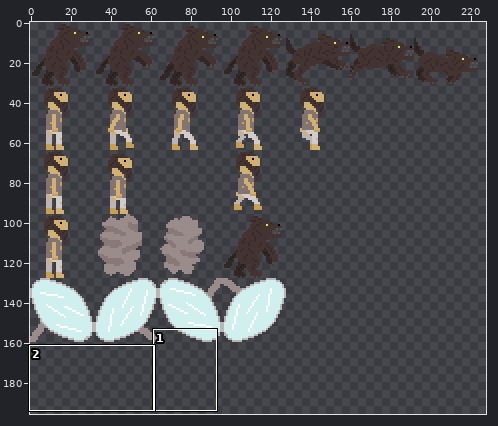
Edited in one commit: sprite sheet (android/assets/spritesheet.png). Above: a wide view before the commit, with the close-up outlined.
Close-up. Before the commit:
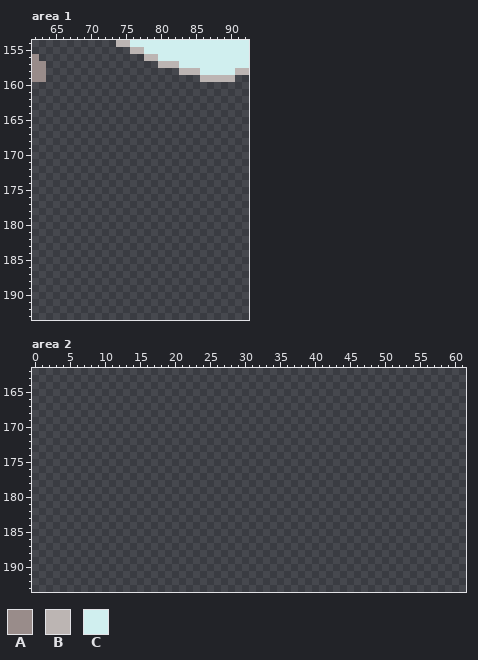
The file is 256x256 pixels. Colours within 5 levels of each other are drawn and written as one. Shown: area 1: x 62..92, y 154..193; area 2: x 0..61, y 162..193. The wide view leaves out empty margins. The commit also changed other parts of the picture, which this record leaves out.
Palette (. is transparent): A #998c8a  B #bcb5b3  C #d0efef
Pixels before, area 1, first column x 62:
154 ............BBCCCCCCCCCCCCCCCCC
155 ..............BBCCCCCCCCCCCCCCC
156 A...............BBCCCCCCCCCCCCC
157 AA................BBBCCCCCCCCCC
158 AA...................BBBCCCCCBB
159 AA......................BBBBB..
The result:
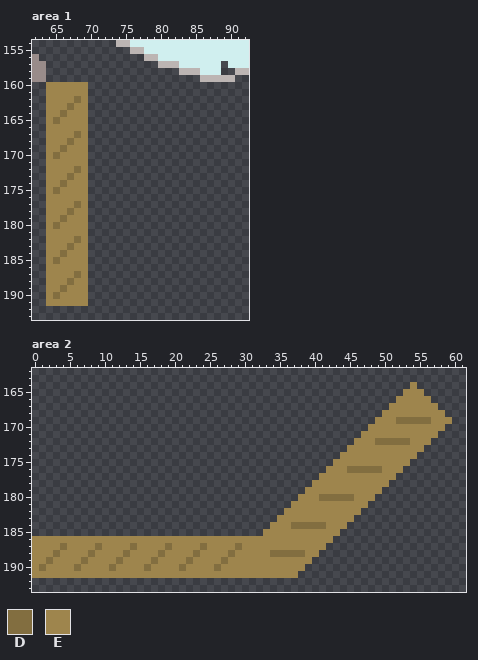
Colours new in this view: D #826e40  E #9e854d
From old to new:
Changed rows in their new state; - is an unchanged pixel.
Area 1:
first column x 64:
157 -------------------------.-
158 -------------------------..
160 EEEEEE---------------------
161 EEEEEE---------------------
162 EEEEDE---------------------
163 EEEDEE---------------------
164 EEDEEE---------------------
165 EDEEEE---------------------
166 EEEEEE---------------------
167 EEEEDE---------------------
168 EEEDEE---------------------
169 EEDEEE---------------------
170 EDEEEE---------------------
171 EEEEEE---------------------
172 EEEEDE---------------------
173 EEEDEE---------------------
174 EEDEEE---------------------
175 EDEEEE---------------------
176 EEEEEE---------------------
177 EEEEDE---------------------
178 EEEDEE---------------------
179 EEDEEE---------------------
180 EDEEEE---------------------
181 EEEEEE---------------------
182 EEEEDE---------------------
183 EEEDEE---------------------
184 EEDEEE---------------------
185 EDEEEE---------------------
186 EEEEEE---------------------
187 EEEEDE---------------------
188 EEEDEE---------------------
189 EEDEEE---------------------
190 EDEEEE---------------------
191 EEEEEE---------------------
Area 2:
first column x 0:
164 ------------------------------------------------------E-----
165 -----------------------------------------------------EEE----
166 ----------------------------------------------------EEEEE---
167 ---------------------------------------------------EEEEEEE--
168 --------------------------------------------------EEEEEEEEE-
169 -------------------------------------------------EEEDDDDDEEE
170 ------------------------------------------------EEEEEEEEEEE-
171 -----------------------------------------------EEEEEEEEEEE--
172 ----------------------------------------------EEEDDDDDEEE---
173 ---------------------------------------------EEEEEEEEEEE----
174 --------------------------------------------EEEEEEEEEEE-----
175 -------------------------------------------EEEEEEEEEEE------
176 ------------------------------------------EEEDDDDDEEE-------
177 -----------------------------------------EEEEEEEEEEE--------
178 ----------------------------------------EEEEEEEEEEE---------
179 ---------------------------------------EEEEEEEEEEE----------
180 --------------------------------------EEEDDDDDEEE-----------
181 -------------------------------------EEEEEEEEEEE------------
182 ------------------------------------EEEEEEEEEEE-------------
183 -----------------------------------EEEEEEEEEEE--------------
184 ----------------------------------EEEDDDDDEEE---------------
185 ---------------------------------EEEEEEEEEEE----------------
186 EEEEEEEEEEEEEEEEEEEEEEEEEEEEEEEEEEEEEEEEEEE-----------------
187 EEEEDEEEEDEEEEDEEEEDEEEEDEEEEDEEEEEEEEEEEE------------------
188 EEEDEEEEDEEEEDEEEEDEEEEDEEEEDEEEEEDDDDDEE-------------------
189 EEDEEEEDEEEEDEEEEDEEEEDEEEEDEEEEEEEEEEEE--------------------
190 EDEEEEDEEEEDEEEEDEEEEDEEEEDEEEEEEEEEEEE---------------------
191 EEEEEEEEEEEEEEEEEEEEEEEEEEEEEEEEEEEEEE----------------------
Pixel boxes of the changes (left, top, right, bottom) in both close-ups:
erased: (221, 61, 235, 75)
added: (46, 82, 88, 306)
added: (32, 382, 452, 578)
